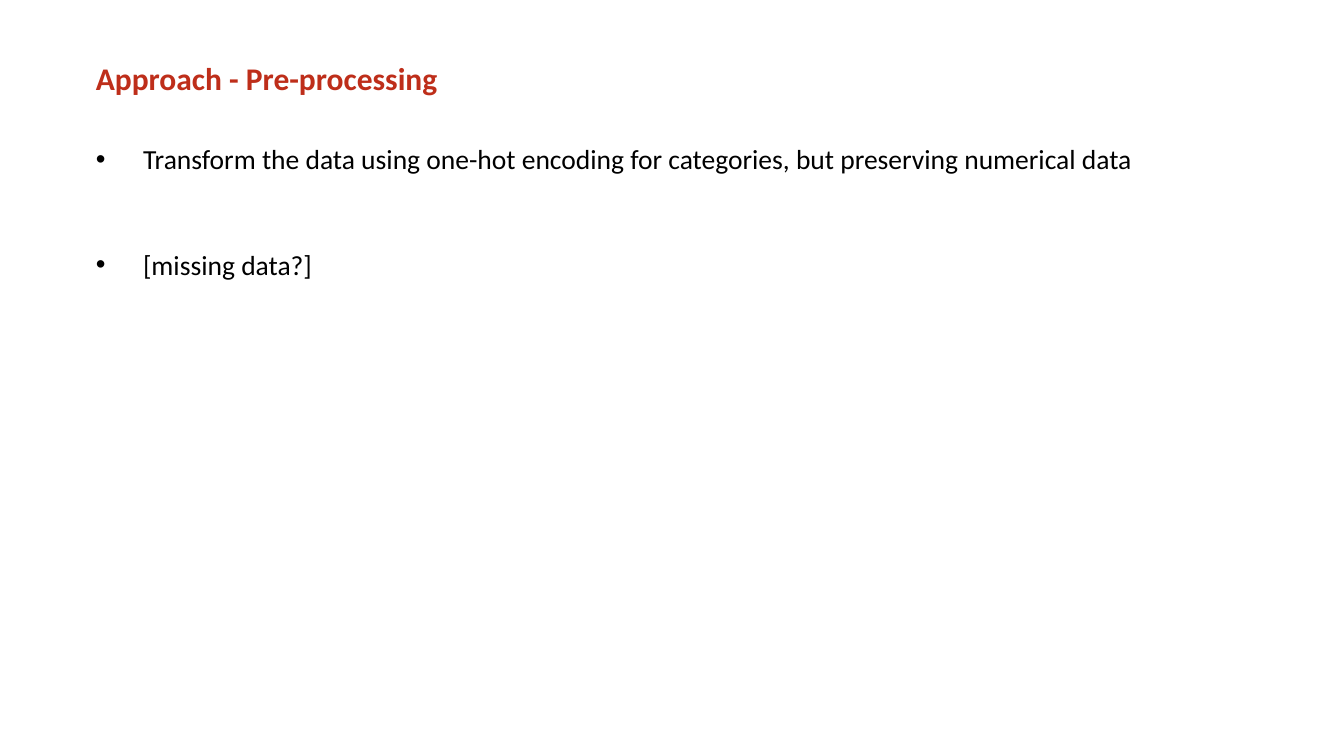
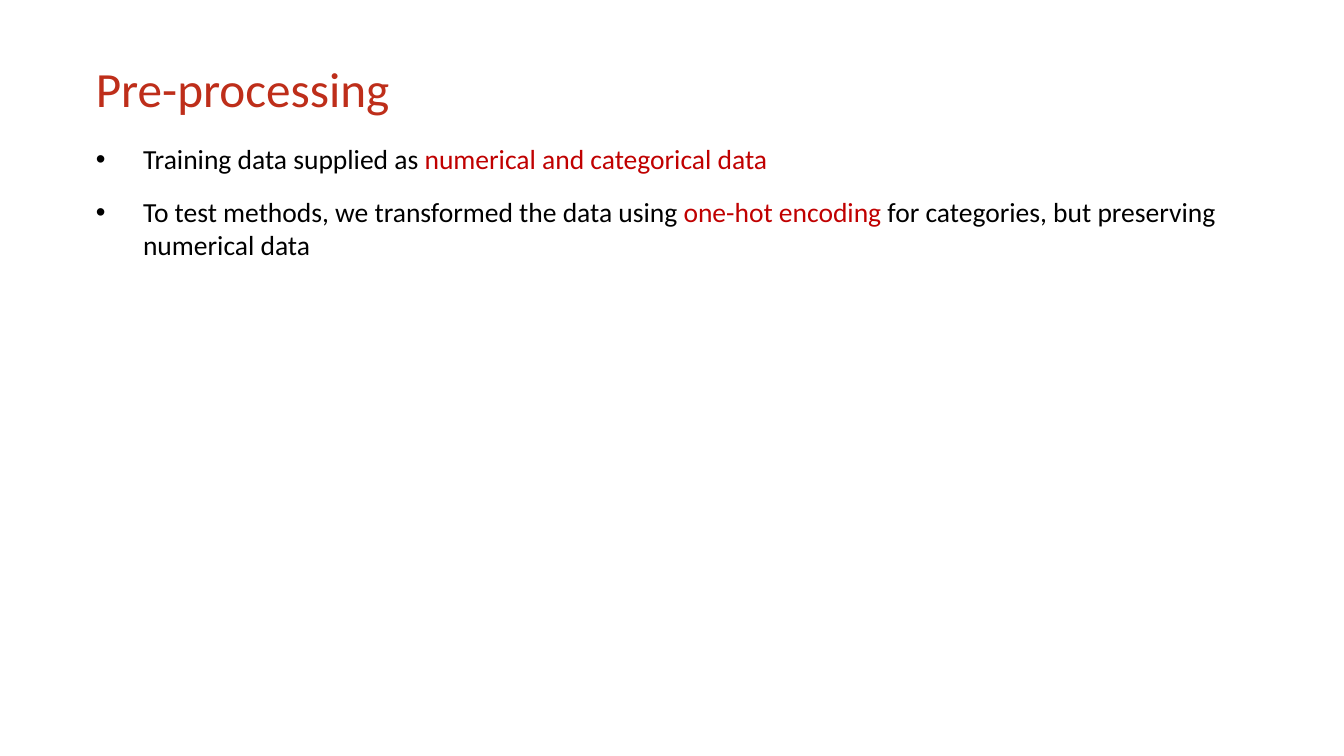
Before and after one commit to mrngm/Classified, a slide deck: slide 4 of presentatie/Classified_MLiP_final_presentation_2.pptx. Drawn at 1344x756 pixels with LibreOffice and Linux fonts; fonts in the diff are those of the drawing; background and template pictures are left out. Boxes give left, top, right and bottom in pixels: in the first picture for what was removed or moved away, otherwise in the second. Text is boxed around its words. In the diff, an @@ line names an element or a change of style, - is before the commit and + after.

```diff
--- a/presentatie/Classified_MLiP_final_presentation_2.pptx
+++ b/presentatie/Classified_MLiP_final_presentation_2.pptx
@@ title at box(96, 73, 389, 116): text changed; size 32 to 50 pt; bold off @@
-Approach - Pre-processing
+Pre-processing
@@ text at box(143, 150, 1216, 256): text changed @@
-• Transform the data using one-hot encoding for categories, but preserving numerical data
-• [missing data?]
+• Training data supplied as numerical and categorical data
+• To test methods, we transformed the data using one-hot encoding for categories, but preserving numerical data
```
Also in this commit, not shown: 5 other slides changed, 8 slides added, 5 slides removed, 1 other file.
